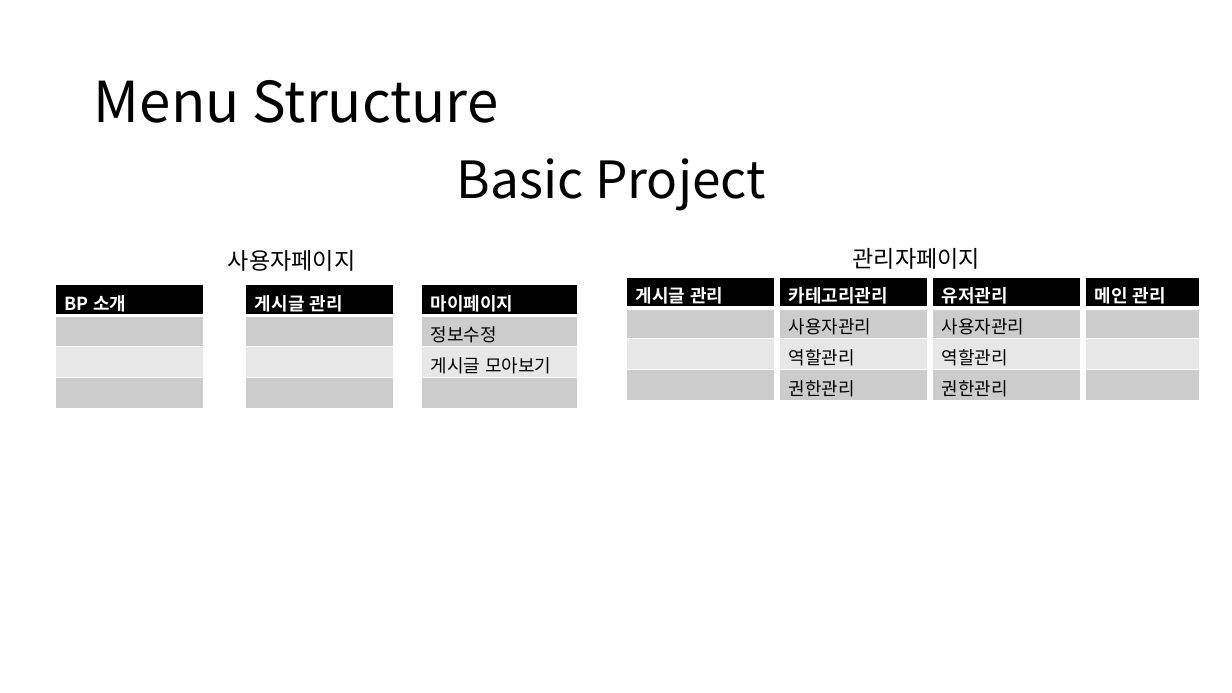
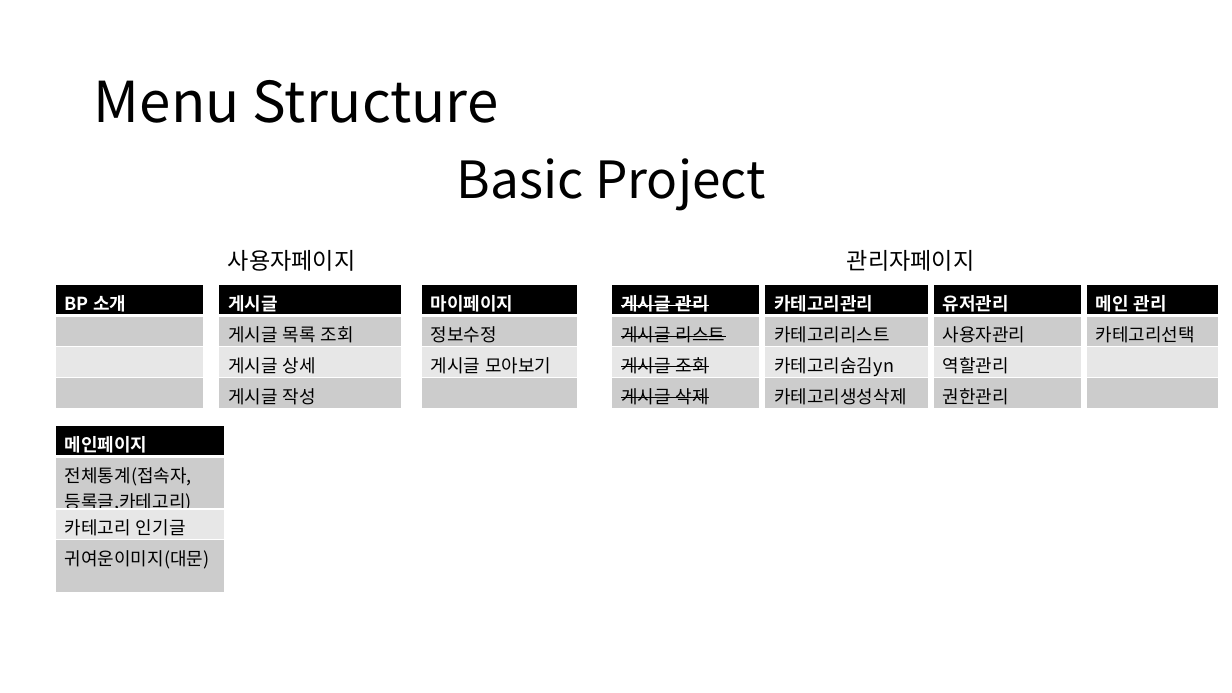
Before and after one commit to MyungsunLee/Basic, a slide deck: slide 4 of Basic Project.pptx. Drawn at 1232x693 pixels with LibreOffice and Linux fonts; fonts in the diff are those of the drawing. Boxes give left, top, right and bottom in pixels: in the first picture for what was removed or moved away, otherwise in the second. Text is boxed around its words. In the diff, an @@ line names an element or a change of style, - is before the commit and + after.

```diff
--- a/Basic Project.pptx
+++ b/Basic Project.pptx
@@ text "관리자페이지" moved from (x1=853, y1=248, x2=981, y2=269) to (x1=847, y1=250, x2=975, y2=271) @@
@@ table at (x1=219, y1=285, x2=402, y2=409) @@
-row 1, column 1: 게시글 관리
+row 1, column 1: 게시글
-row 2, column 1: 
+row 2, column 1: 게시글 목록 조회
-row 3, column 1: 
+row 3, column 1: 게시글 상세
-row 4, column 1: 
+row 4, column 1: 게시글 작성
@@ table resized from (x1=246, y1=285, x2=394, y2=408) to (x1=219, y1=285, x2=402, y2=409) @@
@@ table at (x1=612, y1=285, x2=760, y2=409) @@
-row 2, column 1: 
+row 2, column 1: 게시글 리스트
-row 3, column 1: 
+row 3, column 1: 게시글 조회
-row 4, column 1: 
+row 4, column 1: 게시글 삭제
@@ strikethrough on in "게시글 관리" @@
@@ table moved from (x1=627, y1=277, x2=775, y2=400) to (x1=612, y1=285, x2=760, y2=409) @@
@@ table at (x1=765, y1=285, x2=929, y2=409) @@
-row 2, column 1: 사용자관리
+row 2, column 1: 카테고리리스트
-row 3, column 1: 역할관리
+row 3, column 1: 카테고리숨김yn
-row 4, column 1: 권한관리
+row 4, column 1: 카테고리생성삭제
@@ table resized from (x1=779, y1=277, x2=927, y2=401) to (x1=765, y1=285, x2=929, y2=409) @@
@@ table moved from (x1=933, y1=277, x2=1080, y2=401) to (x1=933, y1=285, x2=1081, y2=409) @@
@@ table at (x1=1087, y1=285, x2=1219, y2=408) @@
+row 2: 카테고리선택
-row 4: 
@@ table resized from (x1=1086, y1=277, x2=1200, y2=400) to (x1=1087, y1=285, x2=1219, y2=408) @@
@@ table added at (x1=55, y1=426, x2=225, y2=573), 4 rows, 1 columns @@
+메인페이지
+전체통계(접속자,등록글,카테고리)
+카테고리 인기글
+귀여운이미지(대문)
```
Also in this commit, not shown: 8 slides added.
